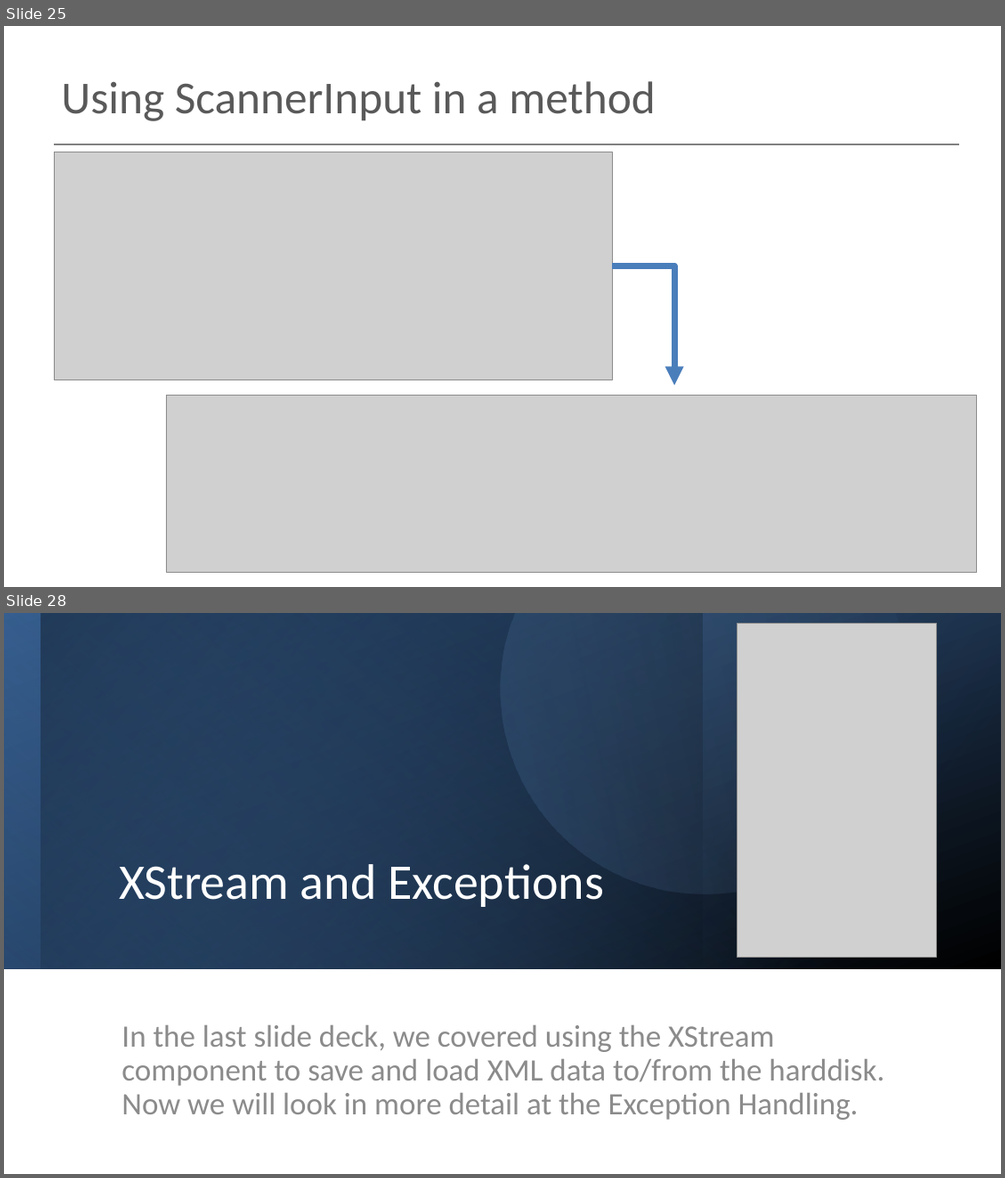
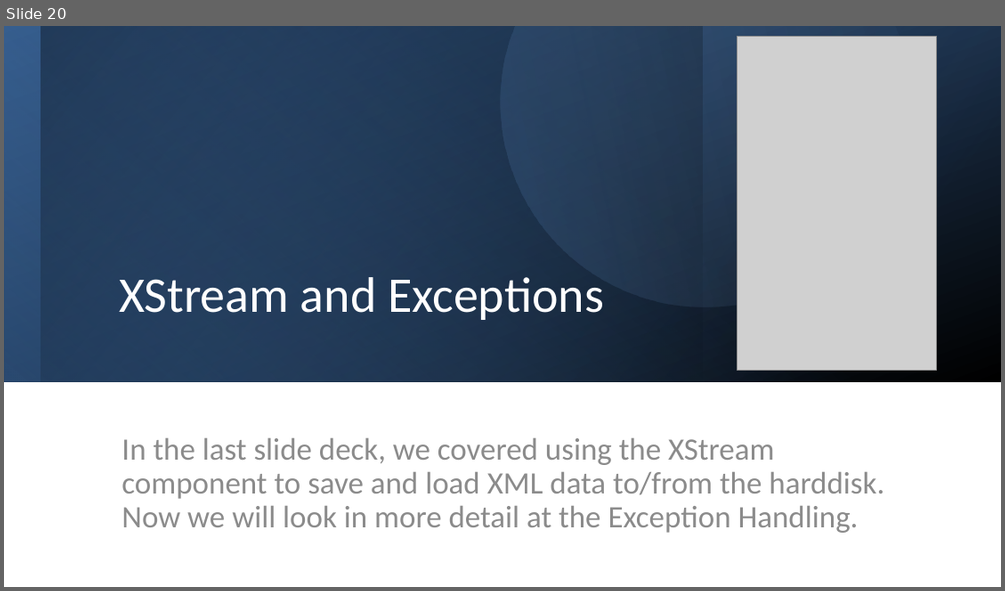
Before and after one commit to Programming-Fundamentals-SETU/prog-fund-2-jan-26, a slide deck: topic05-persistence-xml-exceptions/unit-05a-lectures/talk-3-exceptions/c-exceptions.pptx. Shown one above the other, each under a label of ours: slides 25 and 28 before the commit, slide 20 after it; the slides between them are not shown. The pictures are 1005x1178 and 1005x591 pixels, drawn with LibreOffice and Linux fonts; fonts in the diff are those of the drawing; grey boxes stand for pictures. Boxes give left, top, right and bottom in pixels: in the first picture for what was removed or moved away, otherwise in the second. Text is boxed around its words. In the diff, an @@ line names an element or a change of style, - is before the commit and + after.

```diff
--- a/topic05-persistence-xml-exceptions/unit-05a-lectures/talk-3-exceptions/c-exceptions.pptx
+++ b/topic05-persistence-xml-exceptions/unit-05a-lectures/talk-3-exceptions/c-exceptions.pptx
@@ slide 25 removed at (4,26,1001,587), background #FFFFFF @@
@@ title removed at (61,81,655,121) @@
-Using ScannerInput in a method
@@ line removed from (54, 144) to (960, 144) @@
@@ picture removed at (54,151,613,379) @@
@@ elbow arrow removed from (612, 265) to (675, 385) @@
@@ picture removed at (166,394,977,572) @@
@@ what was slide 28 is now slide 20 @@
```
Also in this commit, not shown: 3 slides changed, 1 slide added, 8 other slides removed, 14 other files.
